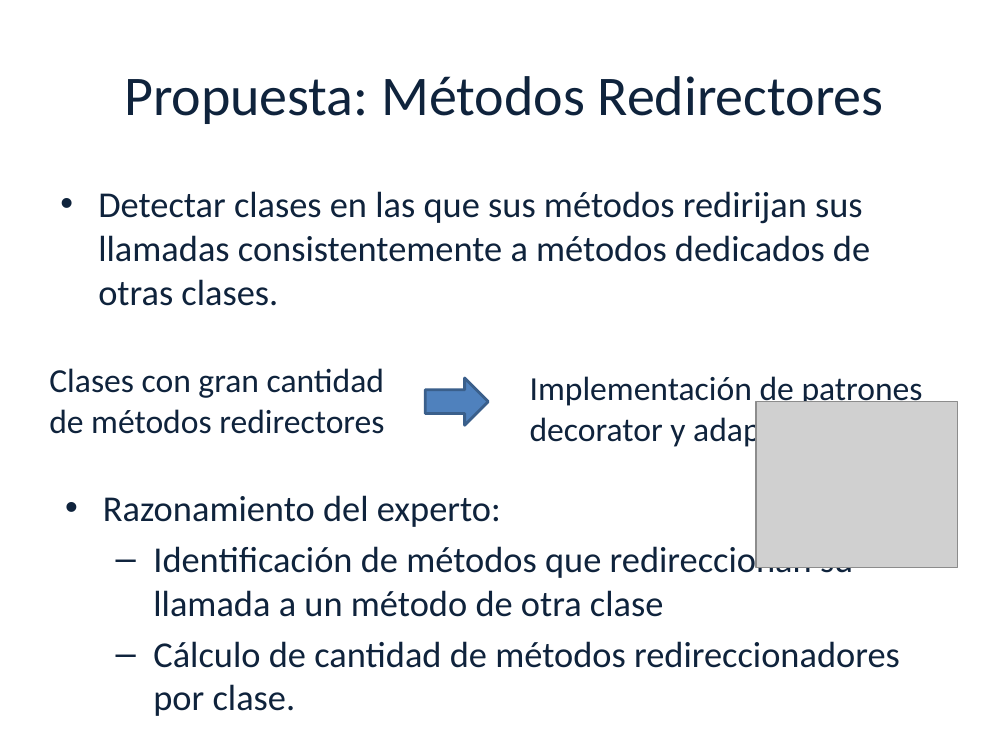
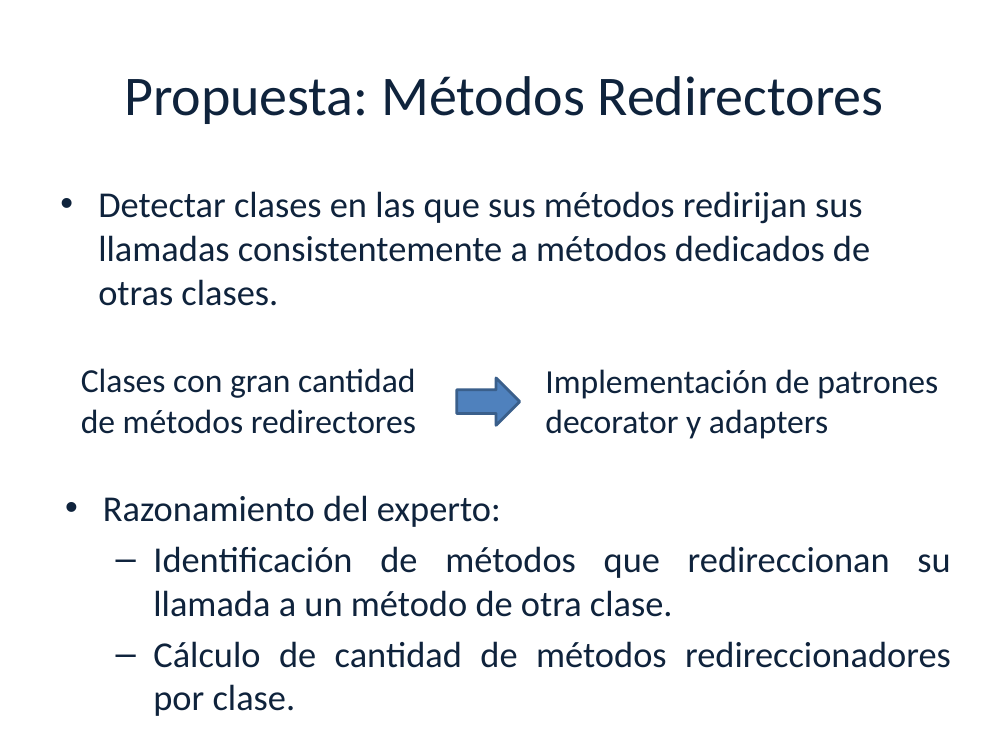
Before and after one commit to luciamasolaP/proyectofinal-informe, a slide deck: slide 21 of presentacion/Aspect Mining2-primera parte.pptx. Drawn at 1008x756 pixels with LibreOffice and Linux fonts; fonts in the diff are those of the drawing; grey boxes stand for pictures; background and template pictures are left out. Boxes give left, top, right and bottom in pixels: in the first picture for what was removed or moved away, otherwise in the second. Text is boxed around its words. In the diff, an @@ line names an element or a change of style, - is before the commit and + after.

```diff
--- a/presentacion/Aspect Mining2-primera parte.pptx
+++ b/presentacion/Aspect Mining2-primera parte.pptx
@@ text "Clases con gran cantidad de ..." moved from (x1=49, y1=368, x2=384, y2=434) to (x1=81, y1=368, x2=416, y2=434) @@
@@ text "Implementación de patrones decorator y ..." moved from (x1=530, y1=376, x2=923, y2=449) to (x1=545, y1=369, x2=938, y2=439) @@
@@ right arrow moved from (x1=425, y1=378, x2=489, y2=425) to (x1=457, y1=378, x2=520, y2=425) @@
@@ picture removed at (x1=756, y1=401, x2=958, y2=568) @@
@@ text at (x1=103, y1=495, x2=951, y2=716): alignment left to justified @@
@@ text at (x1=153, y1=546, x2=950, y2=617): text changed @@
-  – Identificación de métodos que redireccionan su llamada a un método de otra clase
+  – Identificación de métodos que redireccionan su llamada a un método de otra clase.
```
Also in this commit, not shown: 16 other slides changed.
